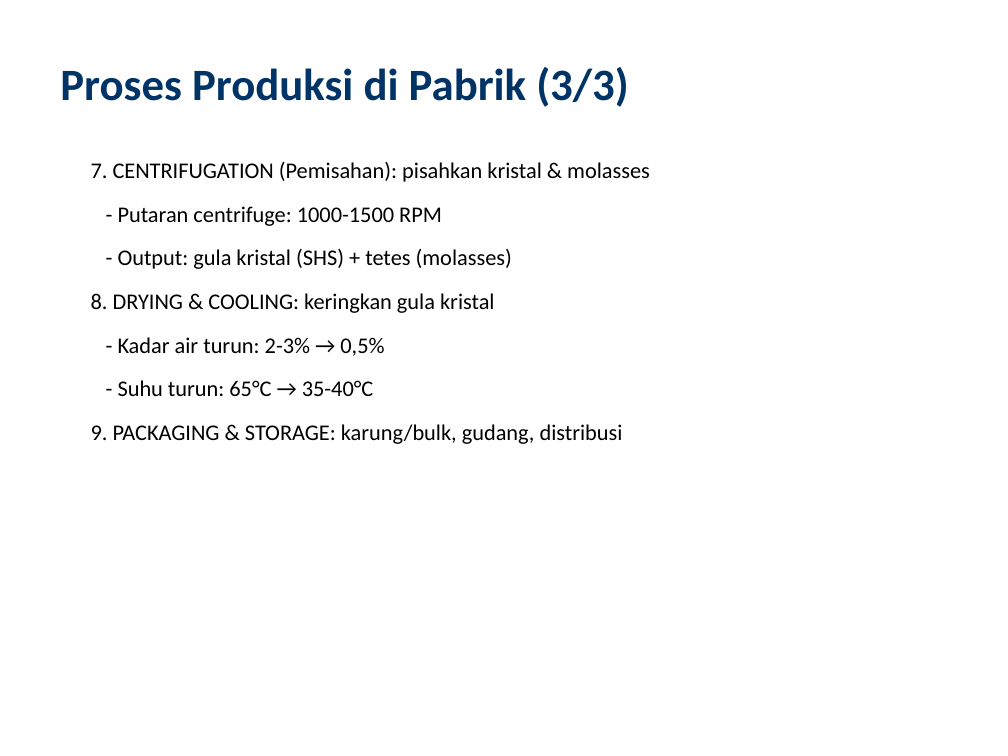
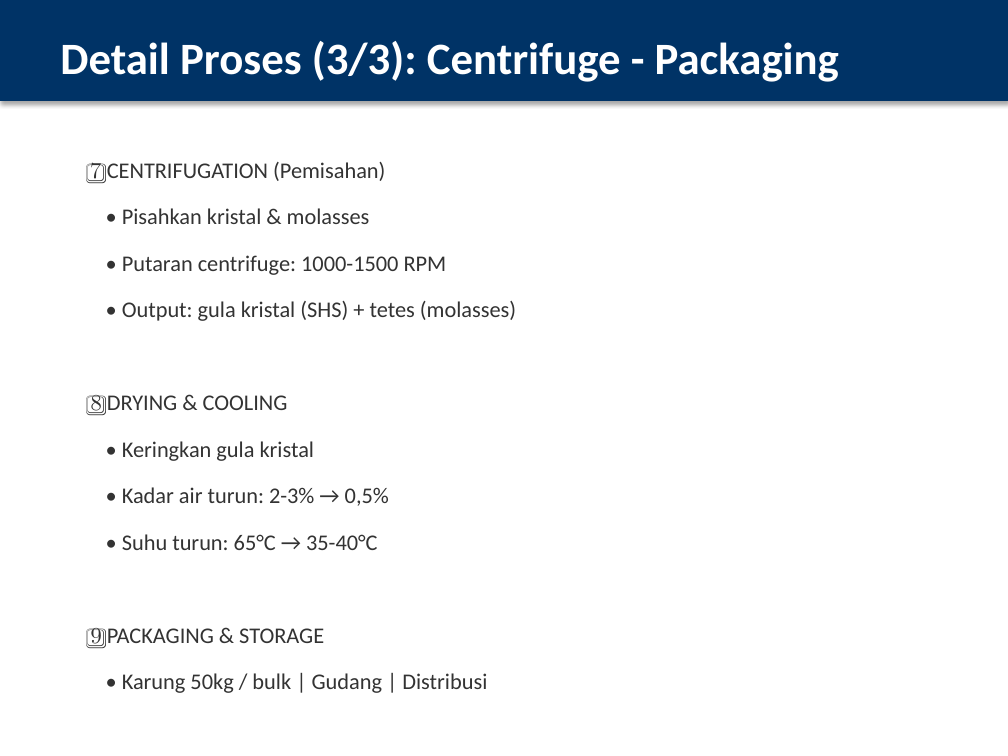
Before and after one commit to thereaintnocheaphappiness-cmyk/buat-tugas, a slide deck: slide 8 of PPT_Overview_Pabrik_Gula_IMPROVED.pptx (slide 7 before the commit). Drawn at 1008x756 pixels with LibreOffice and Linux fonts; fonts in the diff are those of the drawing. Boxes give left, top, right and bottom in pixels: in the first picture for what was removed or moved away, otherwise in the second. Text is boxed around its words. In the diff, an @@ line names an element or a change of style, - is before the commit and + after.

```diff
--- a/PPT_Overview_Pabrik_Gula_IMPROVED.pptx
+++ b/PPT_Overview_Pabrik_Gula_IMPROVED.pptx
@@ rectangle added at box(0, 0, 1008, 101), fill #003366, outline #003366 0.75 pt @@
@@ text at box(60, 41, 839, 82): text changed; text colour #003366 to #FFFFFF @@
-Proses Produksi di Pabrik (3/3)
+Detail Proses (3/3): Centrifuge - Packaging
@@ text at box(91, 162, 516, 693): text changed; text colour #000000 to #333333 @@
-7. CENTRIFUGATION (Pemisahan): pisahkan kristal & molasses
-- Putaran centrifuge: 1000-1500 RPM
-- Output: gula kristal (SHS) + tetes (molasses)
-8. DRYING & COOLING: keringkan gula kristal
-- Kadar air turun: 2-3% → 0,5%
-- Suhu turun: 65°C → 35-40°C
-9. PACKAGING & STORAGE: karung/bulk, gudang, distribusi
+7️⃣ CENTRIFUGATION (Pemisahan)
+• Pisahkan kristal & molasses
+• Putaran centrifuge: 1000-1500 RPM
+• Output: gula kristal (SHS) + tetes (molasses)
+8️⃣ DRYING & COOLING
+• Keringkan gula kristal
+• Kadar air turun: 2-3% → 0,5%
+• Suhu turun: 65°C → 35-40°C
+9️⃣ PACKAGING & STORAGE
+• Karung 50kg / bulk | Gudang | Distribusi
```
Also in this commit, not shown: 15 other slides changed, 2 slides added, 1 slide removed.
